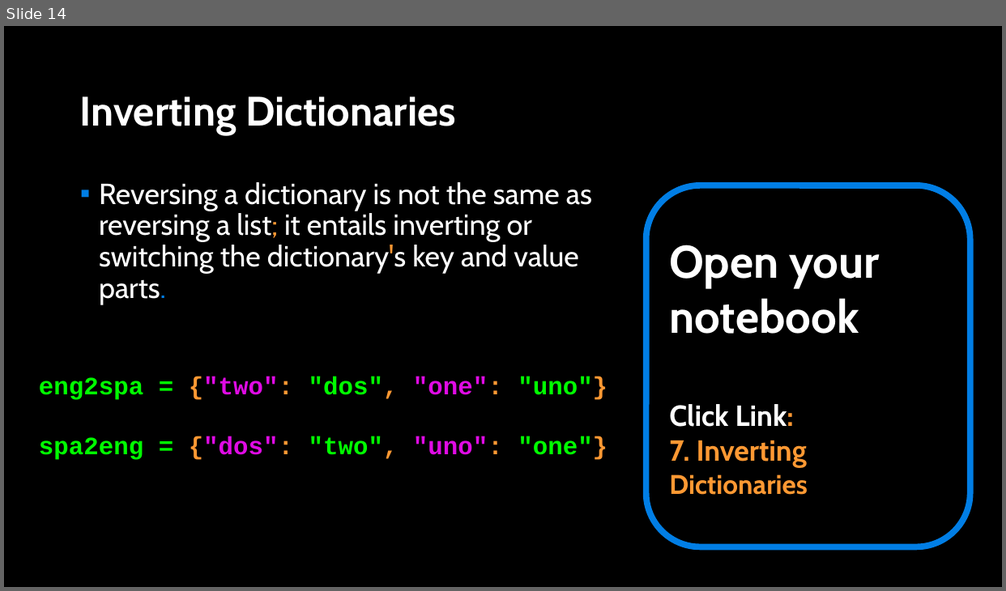
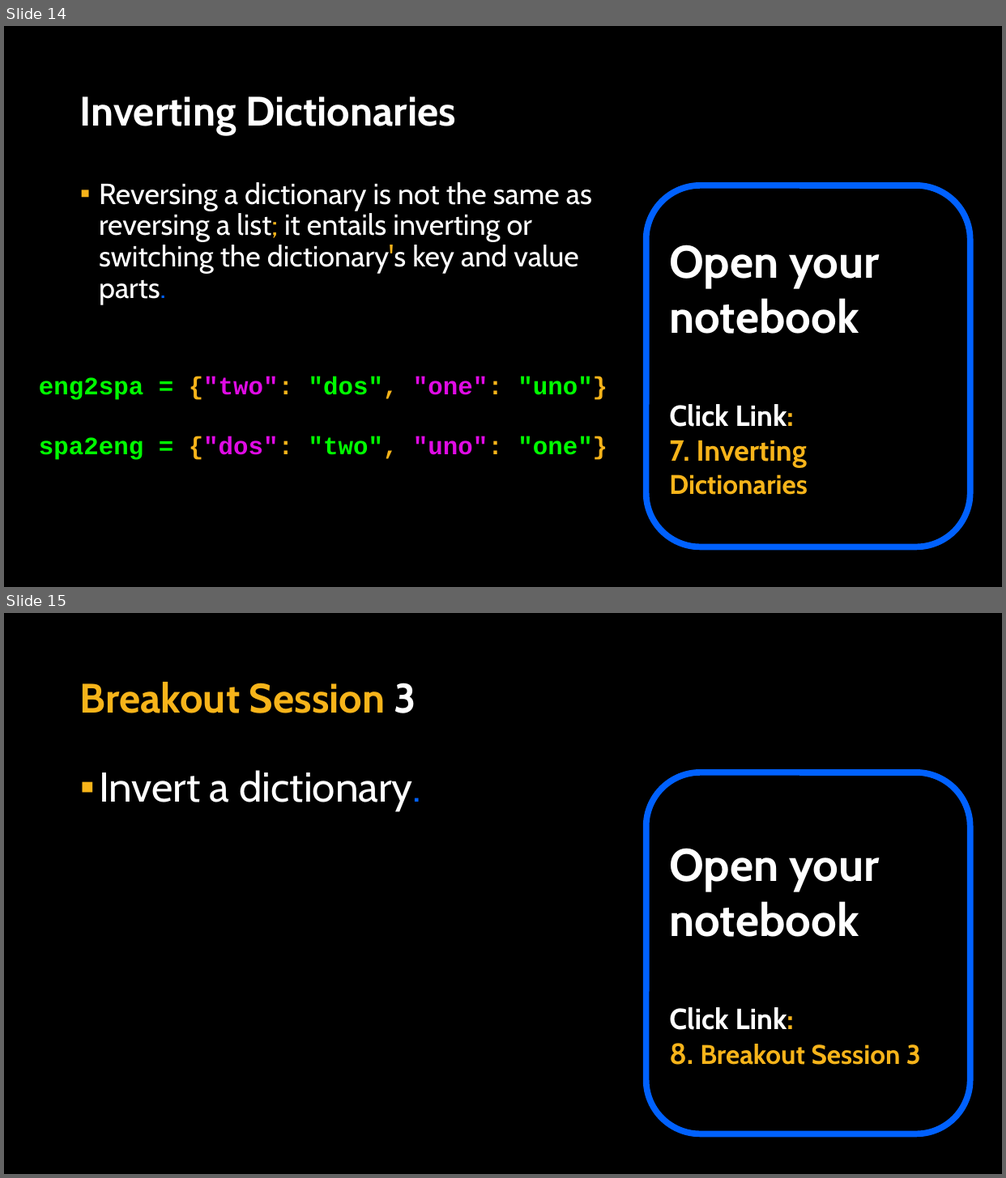
Before and after one commit to APS106/APS106-winter-2024-kinsella-goodfellow, a slide deck: lectures/week8/lecture2/slides/week8_lecture2.pptx. Shown one above the other, each under a label of ours: slide 14 before the commit, slides 14 and 15 after it. The pictures are 1006x591 and 1006x1178 pixels, drawn with LibreOffice and Linux fonts; fonts in the diff are those of the drawing; background and template pictures are left out. Boxes give left, top, right and bottom in pixels: in the first picture for what was removed or moved away, otherwise in the second. Text is boxed around its words. In the diff, an @@ line names an element or a change of style, - is before the commit and + after.

```diff
--- a/lectures/week8/lecture2/slides/week8_lecture2.pptx
+++ b/lectures/week8/lecture2/slides/week8_lecture2.pptx
@@ slide 15 added at [4, 613, 1002, 1174], background picture (left out) @@
@@ title added at [80, 682, 416, 713], 39.6 pt, text #F7B41A, bold @@
+Breakout Session 3
@@ text added at [99, 770, 421, 811], 40 pt, text #FFFFFF @@
+▪ Invert a dictionary.
@@ rounded rectangle added at [646, 773, 970, 1134], outline #0061FF 6 pt, 44 pt, text #FFFFFF, bold @@
+Open your notebook
+Click Link:
+8. Breakout Session 3
@@ slide 14 changed as well @@
@@ text "Reversing a dictionary is not ..." at [99, 182, 592, 305]: text colour #FF9933 to #F7B41A in "list; dictionary's"; text colour #017EE5 to #0061FF in "parts."; bullet colour #007EE5 to #F7B41A @@
@@ rounded rectangle "Open your notebook" at [646, 186, 970, 547]: outline #017EE5 6 pt to #0061FF 6 pt @@
@@ text "eng2spa = {"two": "dos", "one": ..." at [39, 377, 607, 460]: text colour #FF9933 to #F7B41A in "{"two": "dos", "one": "uno"}", "{"dos": "two", "uno": "one"}" @@
@@ text in rounded rectangle at [669, 404, 808, 495]: text colour #FF9933 to #F7B41A in "Link:", "7. Inverting Dictionaries" @@
```
Also in this commit, not shown: 16 other slides changed, 6 other files.
